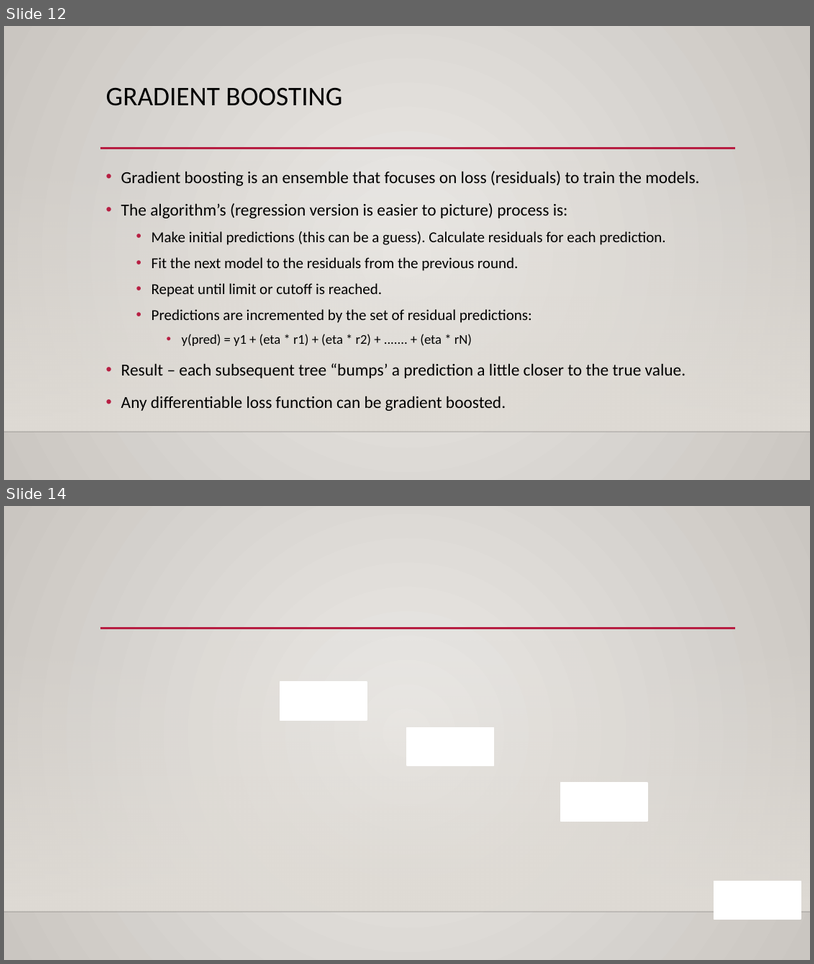
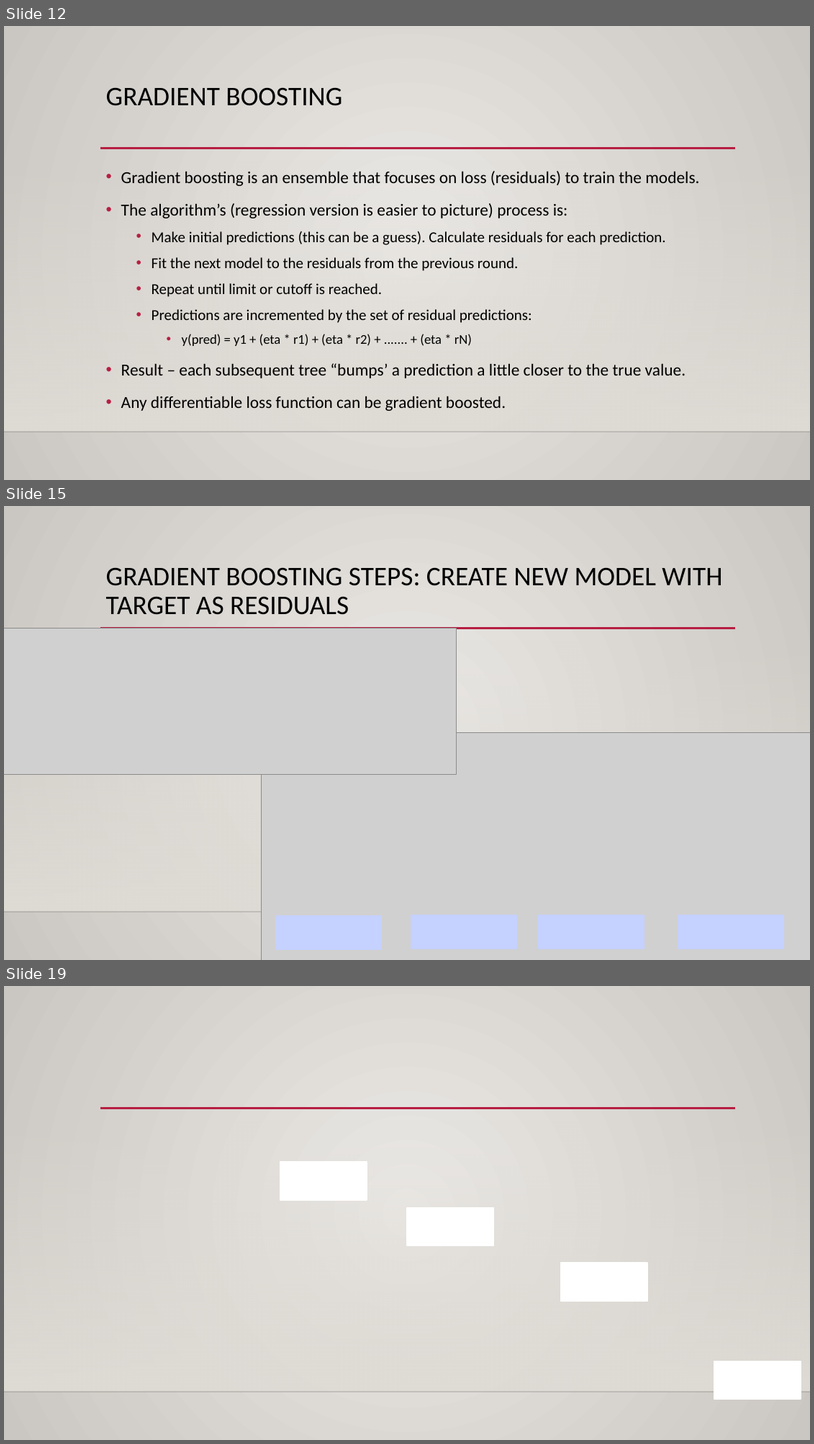
Before and after one commit to allyryry/3950_Workbooks, a slide deck: reference_content/Slides/boosting.pptx. Shown one above the other, each under a label of ours: slides 12 and 14 before the commit, slides 12, 15 and 19 after it; the slides between them are not shown. The pictures are 814x964 and 814x1444 pixels, drawn with LibreOffice and Linux fonts; fonts in the diff are those of the drawing; grey boxes stand for pictures; background and template pictures are left out. Boxes give left, top, right and bottom in pixels: in the first picture for what was removed or moved away, otherwise in the second. Text is boxed around its words. In the diff, an @@ line names an element or a change of style, - is before the commit and + after.

```diff
--- a/reference_content/Slides/boosting.pptx
+++ b/reference_content/Slides/boosting.pptx
@@ slide 15 added at (4, 506, 810, 960), background gradient #ECEAE7 to #CAC7C1; not listed: 3 template elements that a slide beside it also shows @@
@@ title added at (106, 567, 723, 615), 32 pt, text #000000 @@
+GRADIENT BOOSTING STEPS: CREATE NEW MODEL WITH TARGET AS RESIDUALS
@@ picture added at (4, 628, 456, 774) @@
@@ group added at (261, 732, 810, 960): 4 rectangles, 1 picture @@
@@ what was slide 14 is now slide 19 @@
```
Also in this commit, not shown: 4 slides changed, 4 other slides added.
